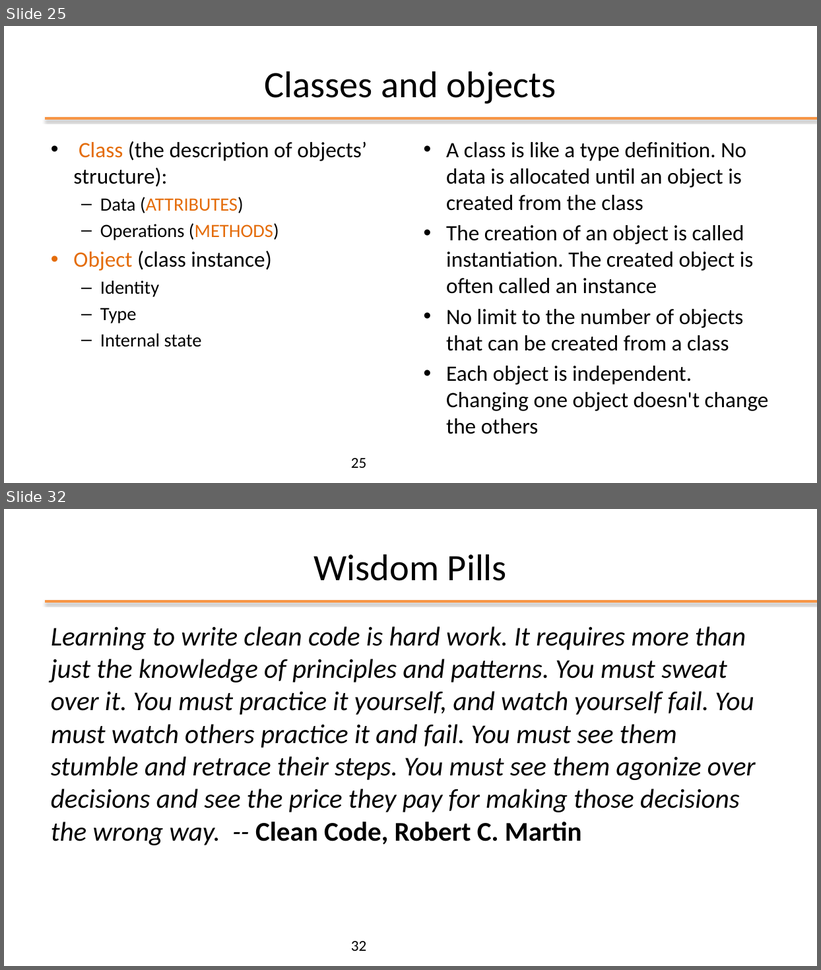
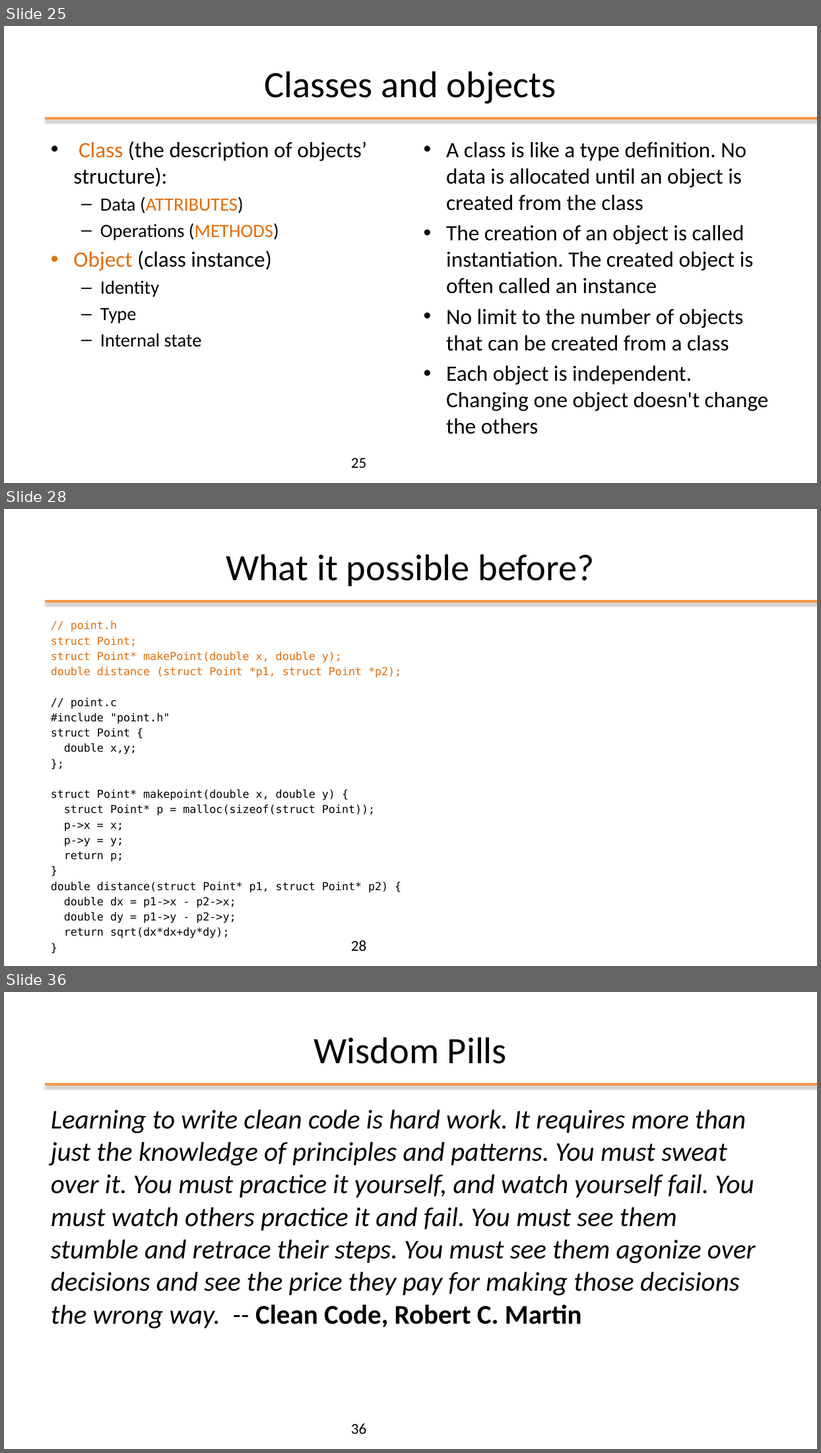
Before and after one commit to plctechnician/ooprogramming, a slide deck: java/slides/ppt/01 - Java From Functions to Objects.pptx. Shown one above the other, each under a label of ours: slides 25 and 32 before the commit, slides 25, 28 and 36 after it; the slides between them are not shown. The pictures are 821x970 and 821x1453 pixels, drawn with LibreOffice and Linux fonts; fonts in the diff are those of the drawing; background and template pictures are left out. Boxes give left, top, right and bottom in pixels: in the first picture for what was removed or moved away, otherwise in the second. Text is boxed around its words. In the diff, an @@ line names an element or a change of style, - is before the commit and + after.

```diff
--- a/java/slides/ppt/01 - Java From Functions to Objects.pptx
+++ b/java/slides/ppt/01 - Java From Functions to Objects.pptx
@@ slide 28 added at (x1=4, y1=509, x2=817, y2=966), background #FFFFFF; not listed: 1 template element that a slide beside it also shows @@
@@ title added at (x1=226, y1=554, x2=595, y2=586), 44 pt, text #000000 @@
+What it possible before?
@@ text added at (x1=51, y1=621, x2=401, y2=923), 12.9 pt, text #000000 @@
+// point.h
+struct Point;
+struct Point* makePoint(double x, double y);
+double distance (struct Point *p1, struct Point *p2);
+// point.c
+#include "point.h"
+struct Point {
+double x,y;
+};
+struct Point* makepoint(double x, double y) {
+struct Point* p = malloc(sizeof(struct Point));
+p->x = x;
+p->y = y;
+return p;
+}
+double distance(struct Point* p1, struct Point* p2) {
+double dx = p1->x - p2->x;
+double dy = p1->y - p2->y;
+return sqrt(dx*dx+dy*dy);
+}
@@ page number added at (x1=351, y1=941, x2=366, y2=951), 18 pt, text #000000 @@
+28
@@ what was slide 32 is now slide 36 @@
@@ page number at (x1=351, y1=1424, x2=366, y2=1434): text changed @@
-32
+36
```
Also in this commit, not shown: 4 slides changed, 7 other slides added, 4 slides removed, 4 other files.
